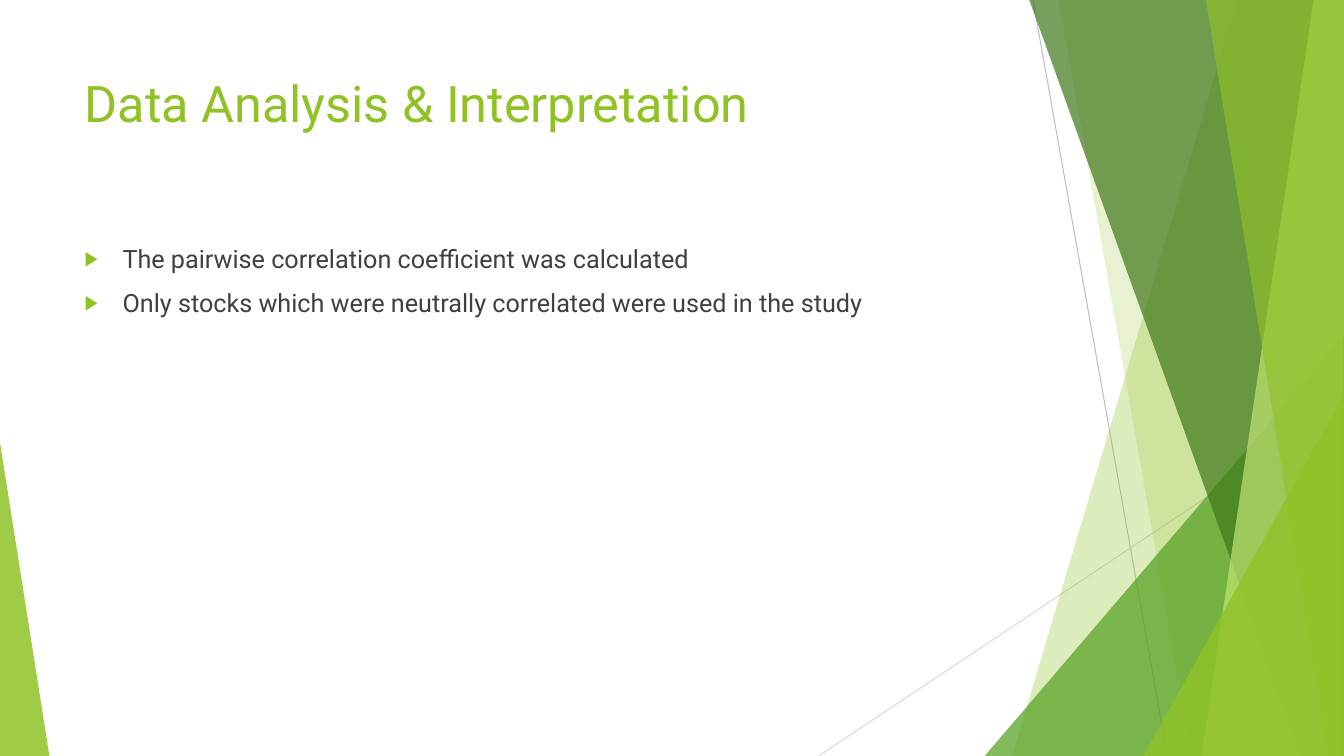
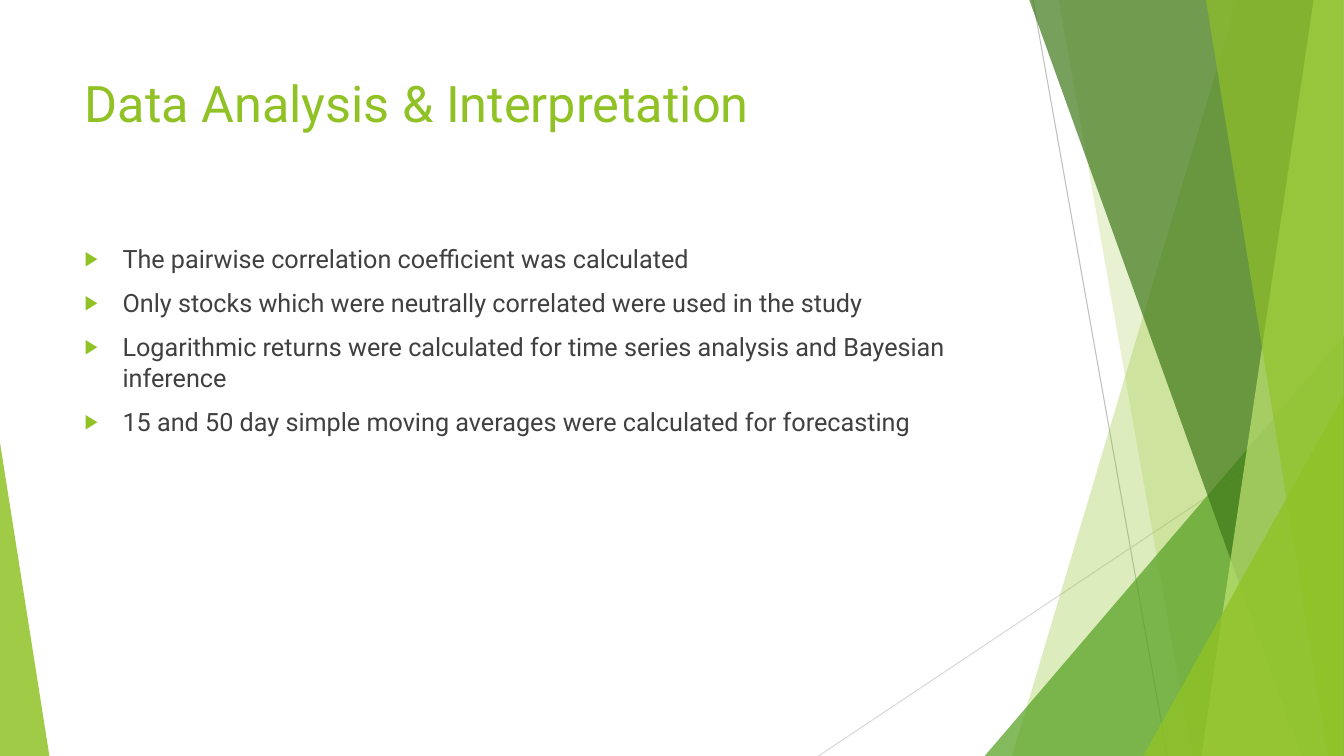
Before and after one commit to doyley91/Data-Driven-Automated-Algorithmic-Trading, a slide deck: slide 8 of Viva/Presentation.pptx (slide 7 before the commit). Drawn at 1344x756 pixels with LibreOffice and Linux fonts; fonts in the diff are those of the drawing. Boxes give left, top, right and bottom in pixels: in the first picture for what was removed or moved away, otherwise in the second. Text is boxed around its words. In the diff, an @@ line names an element or a change of style, - is before the commit and + after.

```diff
--- a/Viva/Presentation.pptx
+++ b/Viva/Presentation.pptx
@@ text at (x1=123, y1=337, x2=944, y2=437): paragraphs added @@
+▶ Logarithmic returns were calculated for time series analysis and Bayesian inference
+▶ 15 and 50 day simple moving averages were calculated for forecasting
```
Also in this commit, not shown: 7 other slides changed, 1 slide added, 2 other files.
